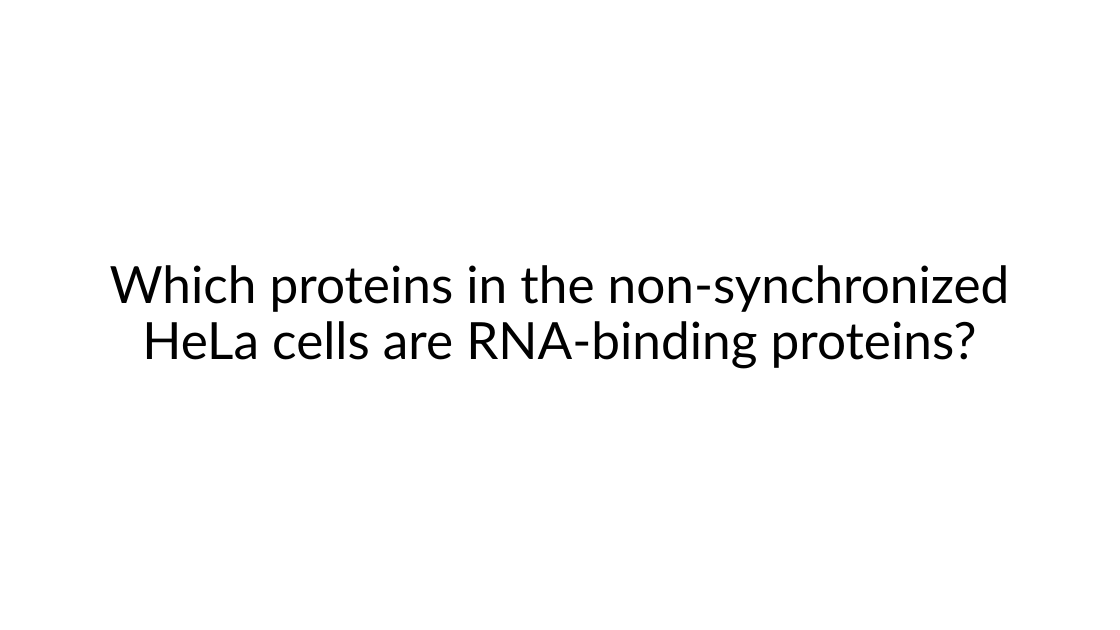
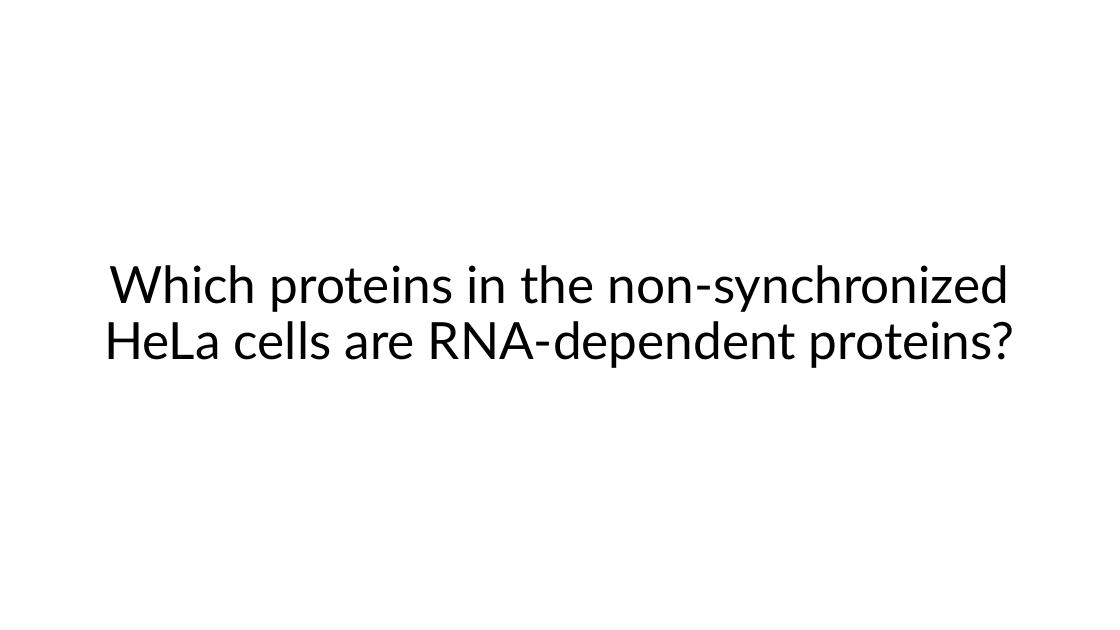
Before and after one commit to MichelaPozzi/2025-topic-03-group-01, a slide deck: slide 6 of Project Proposal Ben.pptx (slide 8 before the commit). Drawn at 1120x630 pixels with LibreOffice and Linux fonts; fonts in the diff are those of the drawing. Boxes give left, top, right and bottom in pixels: in the first picture for what was removed or moved away, otherwise in the second. Text is boxed around its words. In the diff, an @@ line names an element or a change of style, - is before the commit and + after.

```diff
--- a/Project Proposal Ben.pptx
+++ b/Project Proposal Ben.pptx
@@ title at (104, 265, 1015, 368): text changed @@
-Which proteins in the non-synchronized HeLa cells are RNA-binding proteins?
+Which proteins in the non-synchronized HeLa cells are RNA-dependent proteins?
```
Also in this commit, not shown: 1 other slide changed.
